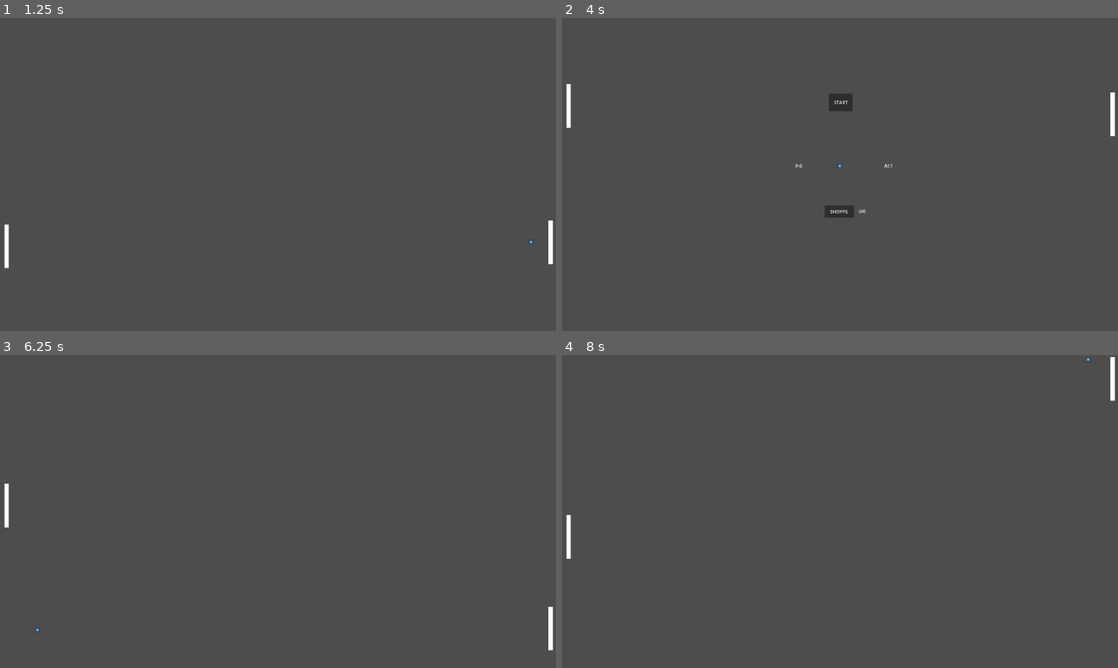
Above: before the commit, frames 1-4 (two rows, left to right).
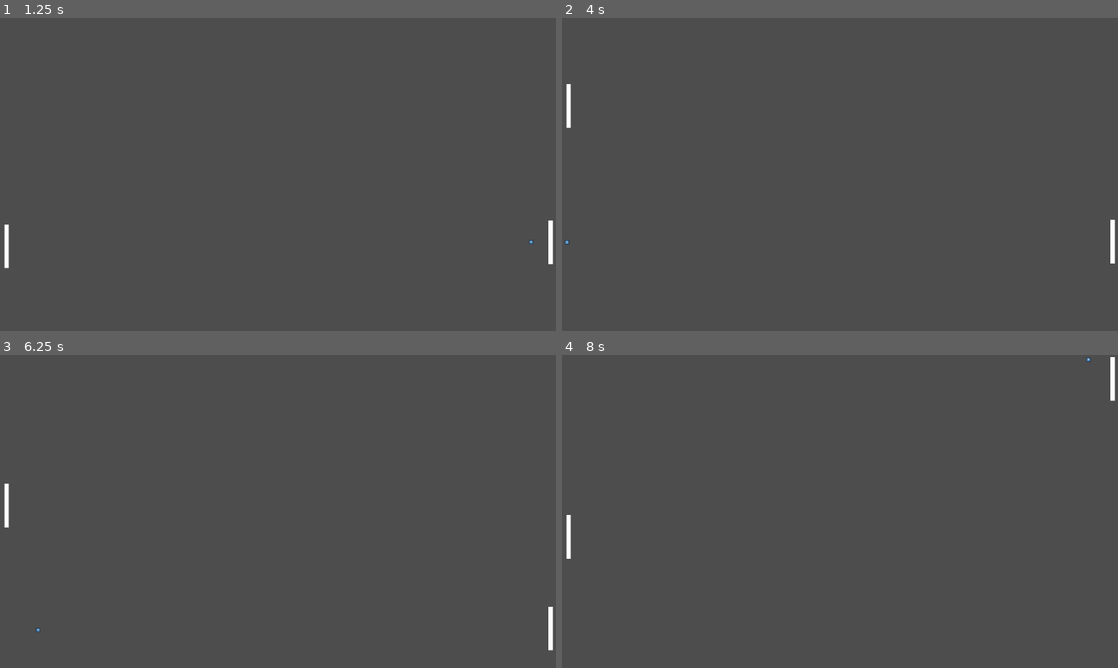
Above: after the commit, the same moments.

Repository: Spartananator/ImpossiPong
Game: Godot game, scene res://Objects/Main.tscn
Two runs of this game, one before a commit and one after it. Both use one fixed random seed, a clock stepped at 60 frames per second and the inputs below. The engine's default icon, where the game draws it, is replaced by a stand-in: a white triangle on a blue panel in a dark square.
Inputs (mouse positions are in pixels of both pictures, inside the frame that each line leads up to):
- Up to frame 1 (1.25 s): move the mouse to (250, 237) at 0.52 s
- Up to frame 2 (4 s): move the mouse to (1006, 221) at 1.27 s; move the mouse to (673, 127) at 2.02 s; tap Enter at 2.75 s; move the mouse to (867, 174) at 2.77 s; move the mouse to (756, 96) at 3.52 s
- Up to frame 3 (6.25 s): click "SHOPPE" at 4.25 s; click "START" at 5 s; move the mouse to (400, 495) at 5.77 s
- Up to frame 4 (8 s): click "START" at 6.5 s; move the mouse to (728, 527) at 7.27 s

Frame 1 is identical in both runs. In frame 2, 0.7% of the frame differs, in the area x 0-100%, y 23-79%; in frame 3, less than 0.1%; in frame 4, less than 0.1%.

Commit message:
V0.0.2
Bug Fixing, Optimization, Better De-coupling

Diff:
--- a/Objects/Main.tscn
+++ b/Objects/Main.tscn
@@ -18,7 +18,6 @@
 [node name="Paddle" parent="." instance=ExtResource("1_7oiuu")]
 position = Vector2(-27, 509)
 script = ExtResource("2_e2rjw")
-speed = 20
 
 [node name="Ball" parent="." instance=ExtResource("3_33oqe")]
 position = Vector2(909, 480)
@@ -58,7 +57,7 @@
 script = ExtResource("6_xq2fn")
 metadata/_edit_use_anchors_ = true
 
-[node name="Button" type="Button" parent="UI"]
+[node name="NewRound" type="Button" parent="UI"]
 layout_mode = 2
 anchor_left = 8.375
 anchor_top = 4.275
@@ -101,7 +100,7 @@
 vertical_alignment = 1
 metadata/_edit_use_anchors_ = true
 
-[node name="Button2" type="Button" parent="UI"]
+[node name="Shoppe" type="Button" parent="UI"]
 layout_mode = 1
 anchors_preset = -1
 anchor_left = 8.375
@@ -133,10 +132,10 @@
 [connection signal="pointawarded" from="Paddle" to="UI" method="_on_paddle_pointawarded"]
 [connection signal="body_entered" from="Paddle/Area2D" to="Paddle" method="_on_area_2d_body_entered"]
 [connection signal="ai_scored" from="Ball" to="UI" method="_on_ball_ai_scored"]
-[connection signal="new_round" from="Ball" to="UI" method="_on_ball_new_round"]
 [connection signal="player_scored" from="Ball" to="UI" method="_on_ball_player_scored"]
 [connection signal="body_entered" from="PlayerGoalArera" to="Ball" method="_on_area_2d_body_entered"]
 [connection signal="body_entered" from="AiGoalArea" to="Ball" method="_on_area_2d_2_body_entered"]
-[connection signal="pressed" from="UI/Button" to="Ball" method="_on_button_pressed"]
+[connection signal="pressed" from="UI/NewRound" to="Ball" method="_on_new_round_pressed"]
+[connection signal="pressed" from="UI/NewRound" to="UI" method="_on_new_round_pressed"]
 
 [editable path="Paddle"]
--- a/Objects/paddle.tscn
+++ b/Objects/paddle.tscn
@@ -1,41 +1,6 @@
-[gd_scene load_steps=5 format=3 uid="uid://bh0qaobwbe0d4"]
+[gd_scene load_steps=4 format=3 uid="uid://bh0qaobwbe0d4"]
 
 [ext_resource type="Texture2D" uid="uid://bbhrnwh5i2jqc" path="res://Sprites/PongBlock.png" id="1_b1mj0"]
-
-[sub_resource type="GDScript" id="GDScript_5o50n"]
-script/source = "extends CharacterBody2D
-@export var playercontrolled = true
-@export var speed = 100
-
-var mouse_position
-var ballposition = Vector2.ZERO
-# Called when the node enters the scene tree for the first time.
-func _ready():
-
-
-	pass # Replace with function body.
-
-
-# Called every frame. 'delta' is the elapsed time since the previous frame.
-func _process(delta):
-	if playercontrolled == true:
-		ballposition = $\"../Ball\".get(\"position\")
-		var AIdirection = (get_local_mouse_position().y - position.y)
-		velocity.y = (AIdirection * speed)
-		move_and_collide((velocity * delta))
-	if playercontrolled == false:
-		ballposition = $\"../Ball\".get(\"position\")
-		var AIdirection = (ballposition.y - position.y)
-		velocity.y = (AIdirection * speed)
-		move_and_collide((velocity * delta))
-
-
-
-
-
-
-
-"
 
 [sub_resource type="CapsuleShape2D" id="CapsuleShape2D_4frtf"]
 radius = 74.5
@@ -46,7 +11,6 @@
 
 [node name="Paddle" type="CharacterBody2D"]
 scale = Vector2(0.1, 0.4)
-script = SubResource("GDScript_5o50n")
 
 [node name="SpritePaddle" type="Sprite2D" parent="."]
 scale = Vector2(1, 0.5)
@@ -58,7 +22,6 @@
 shape = SubResource("CapsuleShape2D_4frtf")
 
 [node name="Area2D" type="Area2D" parent="."]
-scale = Vector2(1, 1)
 
 [node name="DetectPaddle" type="CollisionShape2D" parent="Area2D"]
 position = Vector2(42.75, 2.50001)
--- a/Scripts/Ball/ball.gd
+++ b/Scripts/Ball/ball.gd
@@ -5,7 +5,8 @@
 var start = Vector2.ZERO
 signal player_scored
 signal ai_scored
-signal new_round
+
+
 # Called when the node enters the scene tree for the first time.
 func _ready():
 	veloc.x = [1,-1][randi() % 2]
@@ -18,12 +19,6 @@
 	if collisiondetect:
 		velocity = velocity.bounce(collisiondetect.get_normal())
 		velocity.y += [0.1,-0.1,0.0,0.2,-0.2,0.3,-0.3][randi() % 7]
-		if velocity.x > 0.0:
-			velocity.x += 10.0
-		elif velocity.x < 0.0:
-			velocity.x += -10.0
-		print(velocity.x)
-		print(collisiondetect.get("Group"))
 
 
 
@@ -41,7 +36,12 @@
 	emit_signal("player_scored")
 	pass # Replace with function body.
 
-
+func _speed_up():
+	if velocity.x > 0.0:
+			velocity.x += 10.0
+	elif velocity.x < 0.0:
+			velocity.x += -10.0
+	pass
 
 func _new_round():
 	veloc.x = [1,-1][randi() % 2]
@@ -51,7 +51,6 @@
 	pass # Replace with function body.
 
 
-func _on_button_pressed():
-	emit_signal("new_round")
+func _on_new_round_pressed():
 	_new_round()
 	pass # Replace with function body.
--- a/Scripts/GameModea/NextRound.gd
+++ b/Scripts/GameModea/NextRound.gd
@@ -12,11 +12,6 @@
 func _process(_delta):
 	$Points.set_text("🪙" + str(cash))
 	pass
-func _on_ball_new_round():
-	visible = false
-	pass # Replace with function body.
-
-
 
 func _on_ball_ai_scored():
 	aiScore += 1
@@ -36,3 +31,8 @@
 func _on_paddle_pointawarded():
 	cash += 1
 	pass # Replace with function body.
+
+
+func _on_new_round_pressed():
+	hide()
+	pass # Replace with function body.
--- a/Scripts/Paddle/paddle.gd
+++ b/Scripts/Paddle/paddle.gd
@@ -27,4 +27,6 @@
 func _on_area_2d_body_entered(body):
 	if body.name.match("**Ball****") :
 		emit_signal("pointawarded")
+	if body.has_method("_speed_up"):
+		body._speed_up()
 	pass # Replace with function body.
